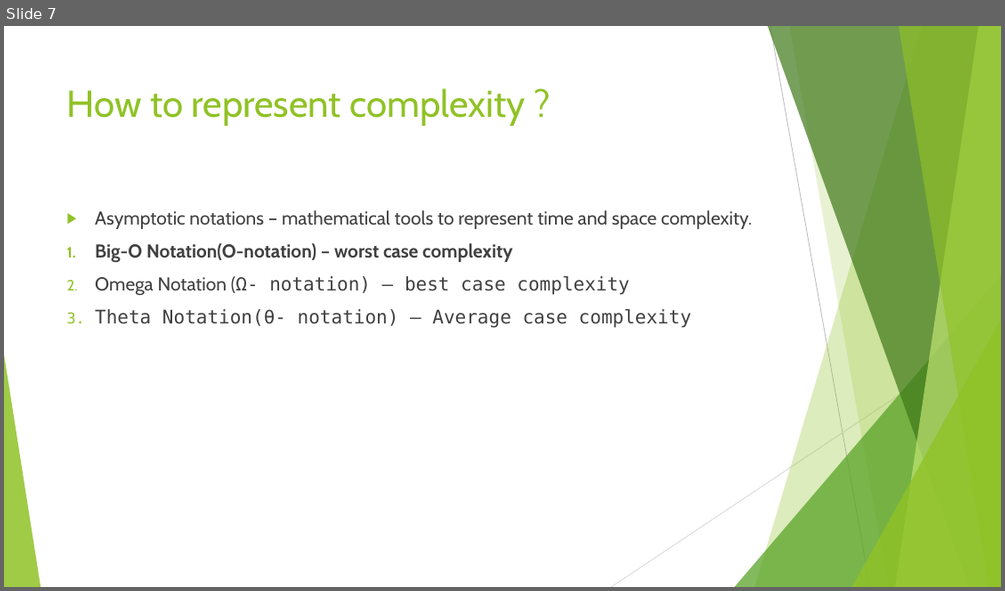
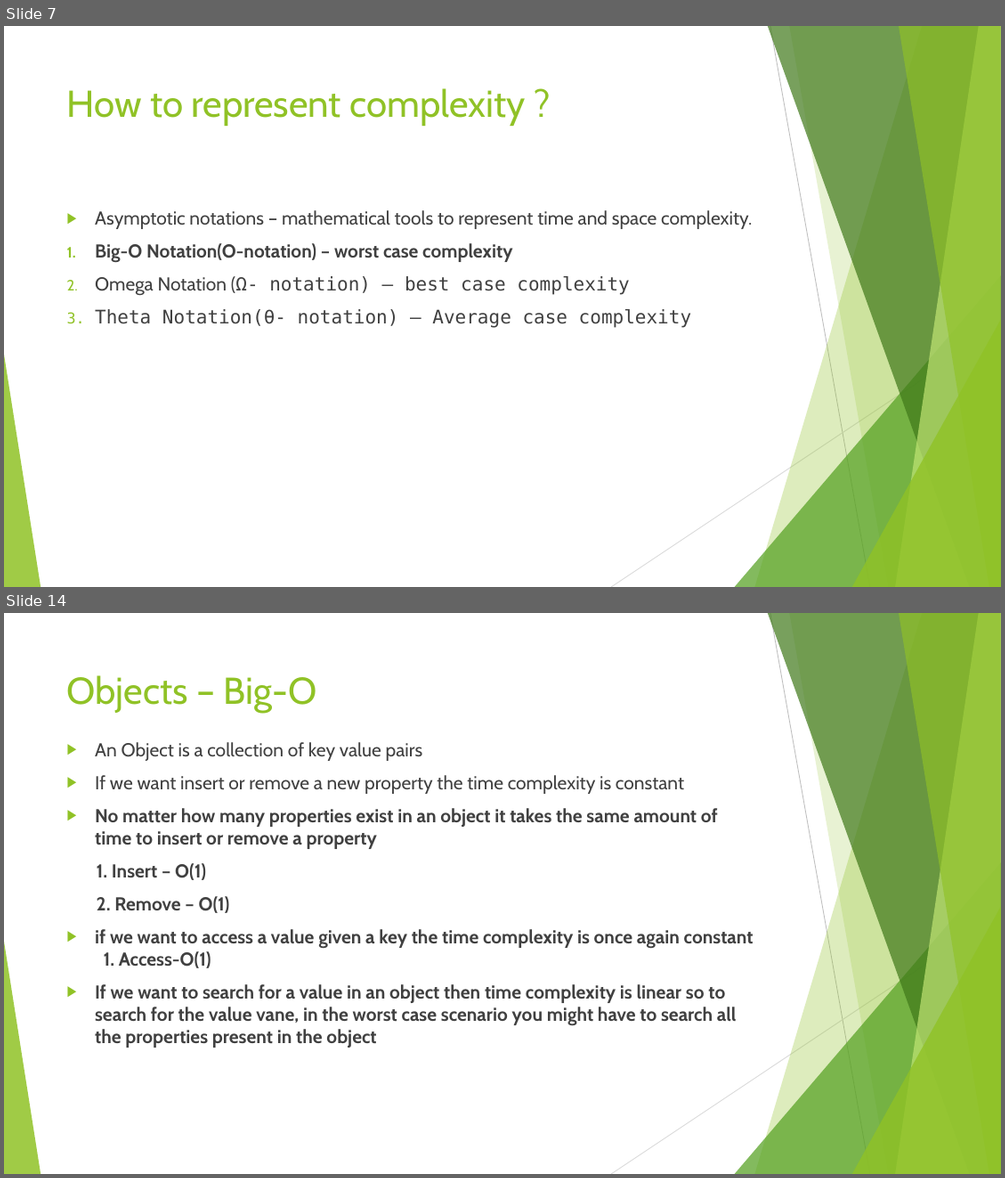
Before and after one commit to divyaparyani67/DSA, a slide deck: DSA- Learning.pptx. Shown one above the other, each under a label of ours: slide 7 before the commit, slides 7 and 14 after it; the slides between them are not shown. The pictures are 1005x591 and 1005x1178 pixels, drawn with LibreOffice and Linux fonts; fonts in the diff are those of the drawing. Boxes give left, top, right and bottom in pixels: in the first picture for what was removed or moved away, otherwise in the second. Text is boxed around its words. In the diff, an @@ line names an element or a change of style, - is before the commit and + after.

Commit message:
Big-O, Objects and arrays

```diff
--- a/DSA- Learning.pptx
+++ b/DSA- Learning.pptx
@@ slide 14 added at bbox=[4, 613, 1001, 1174], background #FFFFFF; not listed: 10 template elements that a slide beside it also shows @@
@@ title added at bbox=[67, 675, 317, 713], 36 pt, text #90C226 @@
+Objects – Big-O
@@ text added at bbox=[95, 742, 753, 1047], 18 pt, text #404040, bold @@
+▶ An Object is a collection of key value pairs
+▶ If we want insert or remove a new property the time complexity is constant
+▶ No matter how many properties exist in an object it takes the same amount of time to insert or remove a property
+1. Insert – O(1)
+2. Remove – O(1)
+▶ if we want to access a value given a key the time complexity is once again constant 1. Access-O(1)
+▶ If we want to search for a value in an object then time complexity is linear so to search for the value vane, in the worst case scenario you might have to search all the properties present in the object
```
Also in this commit, not shown: 10 other slides added, 1 other file.
